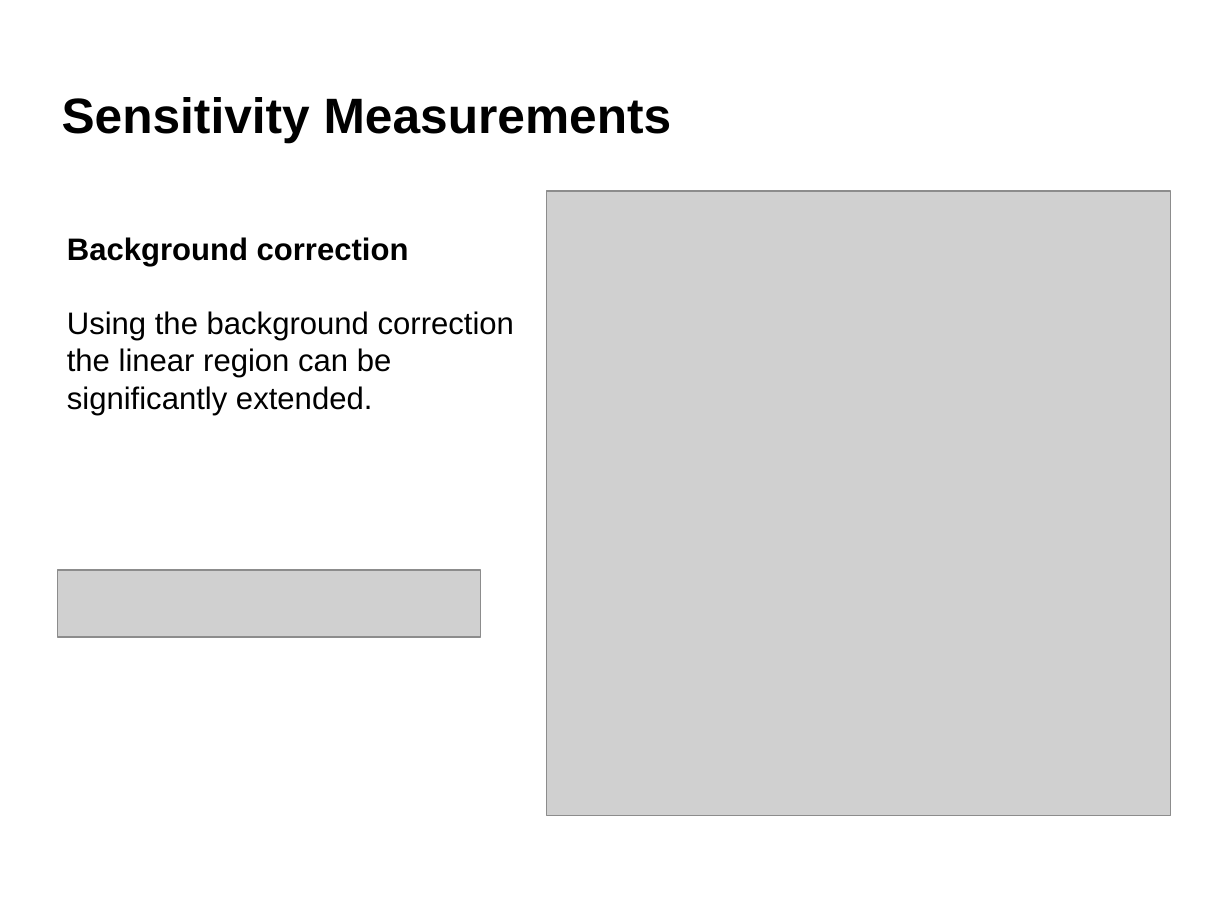
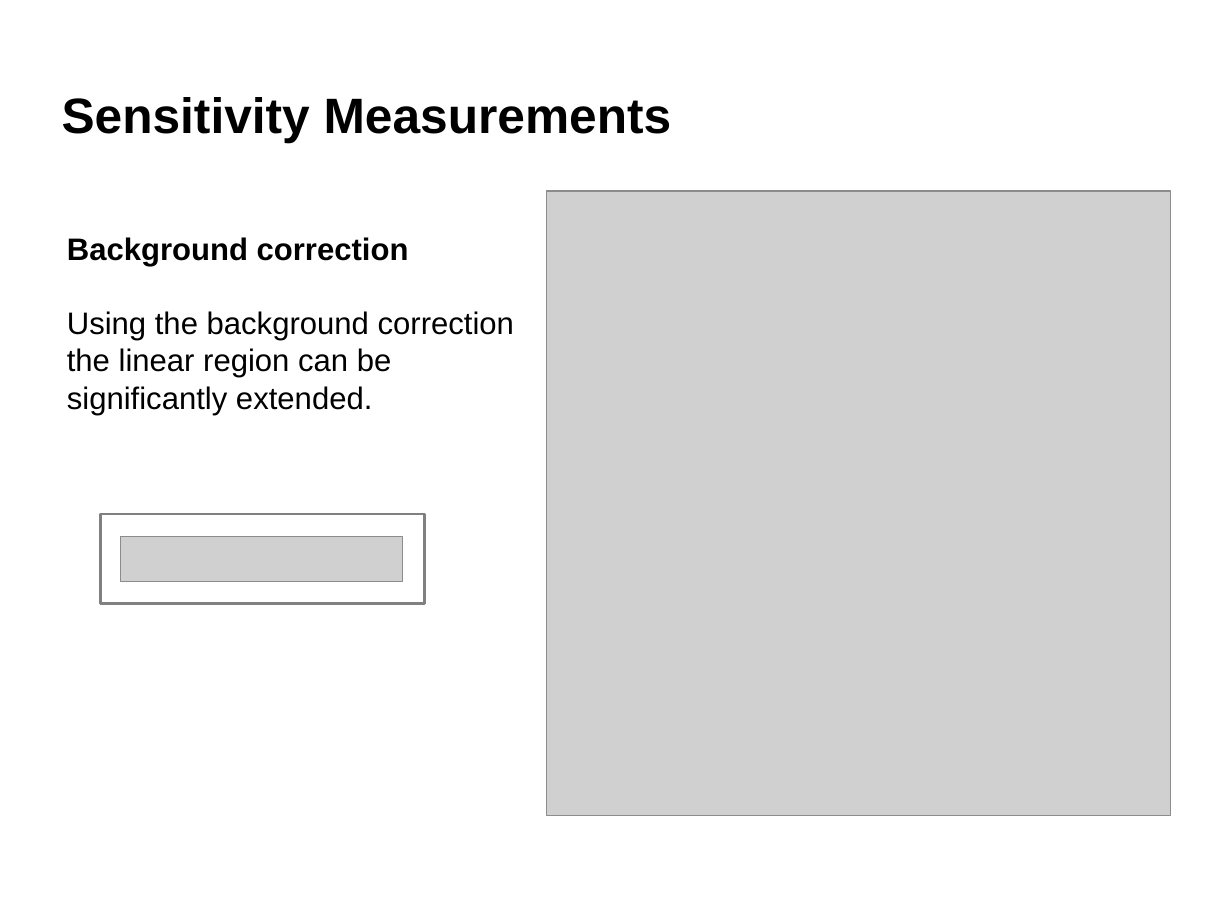
Before and after one commit to robertjensen/Thesis, a slide deck: slide 38 of defence/presentaation.odp. Drawn at 1232x924 pixels with LibreOffice and Linux fonts; fonts in the diff are those of the drawing; grey boxes stand for pictures; background and template pictures are left out. Boxes give left, top, right and bottom in pixels: in the first picture for what was removed or moved away, otherwise in the second. Text is boxed around its words. In the diff, an @@ line names an element or a change of style, - is before the commit and + after.

```diff
--- a/defence/presentaation.odp
+++ b/defence/presentaation.odp
@@ rectangle added at [101, 514, 425, 604], outline #808080 1.45 pt @@
@@ picture: place and size @@
-picture at [58, 570, 481, 637]
+picture at [121, 537, 402, 581]
```
Also in this commit, not shown: 3 other slides changed, 1 slide added, 2 slides removed.
